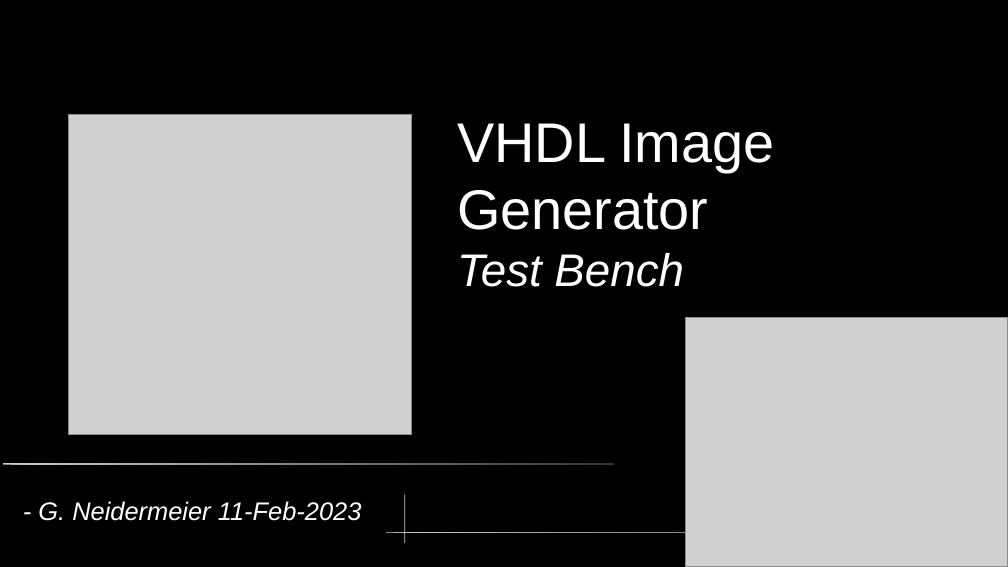
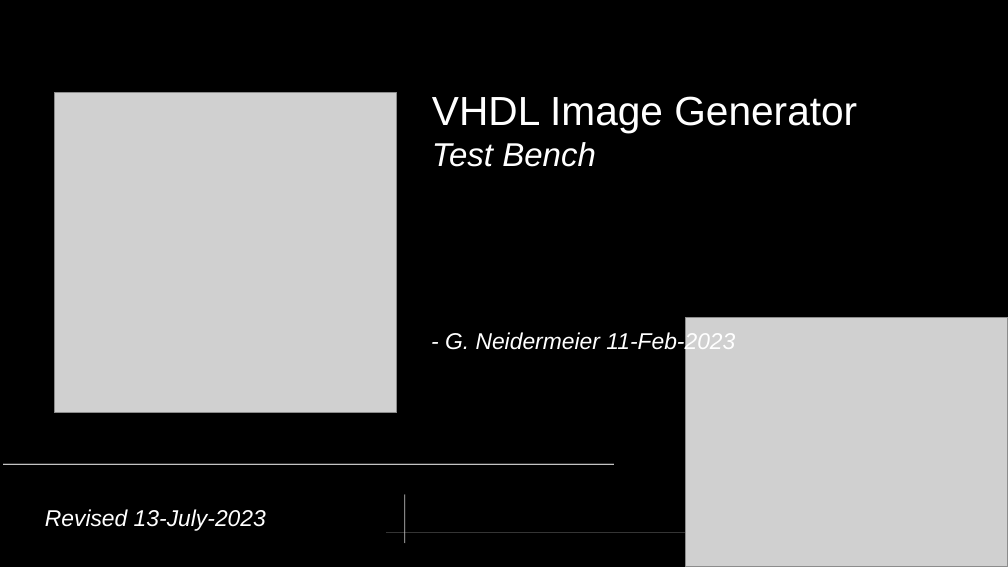
Before and after one commit to neiderm/retro_comp_fpga, a slide deck: slide 1 of docs/soc_t80_vga_tb.odp. Drawn at 1008x567 pixels with LibreOffice and Linux fonts; fonts in the diff are those of the drawing; grey boxes stand for pictures. Boxes give left, top, right and bottom in pixels: in the first picture for what was removed or moved away, otherwise in the second. Text is boxed around its words. In the diff, an @@ line names an element or a change of style, - is before the commit and + after.

```diff
--- a/docs/soc_t80_vga_tb.odp
+++ b/docs/soc_t80_vga_tb.odp
@@ title "VHDL Image Generator Test Bench": place and size @@
-title "VHDL Image Generator Test Bench" at bbox=[457, 123, 775, 287]
+title "VHDL Image Generator Test Bench" at bbox=[432, 96, 857, 167]
@@ title "VHDL Image Generator Test Bench" at bbox=[432, 96, 857, 167]: size 44 to 32 pt in "VHDL Image Generator"; size 36 to 26 pt in "Test Bench" @@
@@ picture: place and size @@
-picture at bbox=[69, 114, 412, 434]
+picture at bbox=[54, 92, 397, 413]
@@ title "- G. Neidermeier 11-Feb-2023": place and size @@
-title "- G. Neidermeier 11-Feb-2023" at bbox=[38, 501, 362, 521]
+title "- G. Neidermeier 11-Feb-2023" at bbox=[445, 331, 735, 355]
@@ title "- G. Neidermeier 11-Feb-2023" at bbox=[445, 331, 735, 355]: size 20 to 18 pt @@
@@ title added at bbox=[45, 509, 266, 531], 18 pt, text #FFFFFF, italic @@
+Revised 13-July-2023
```
Also in this commit, not shown: 3 other slides changed, 3 slides added, 5 slides removed, 5 other files.
